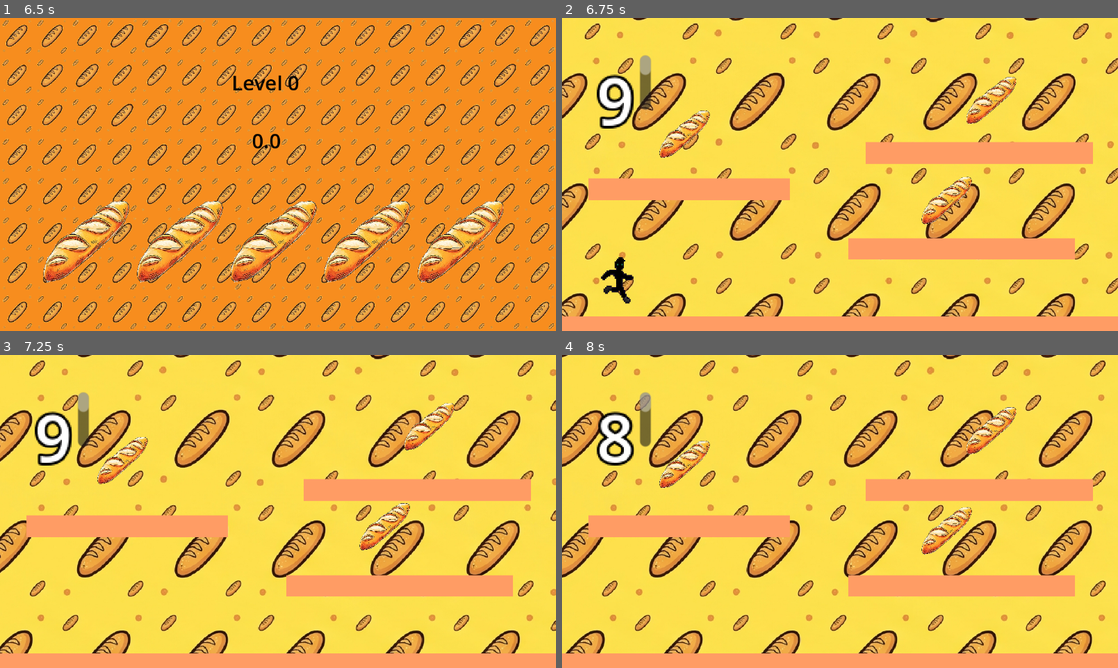
Above: before the commit, frames 1-4 (two rows, left to right).
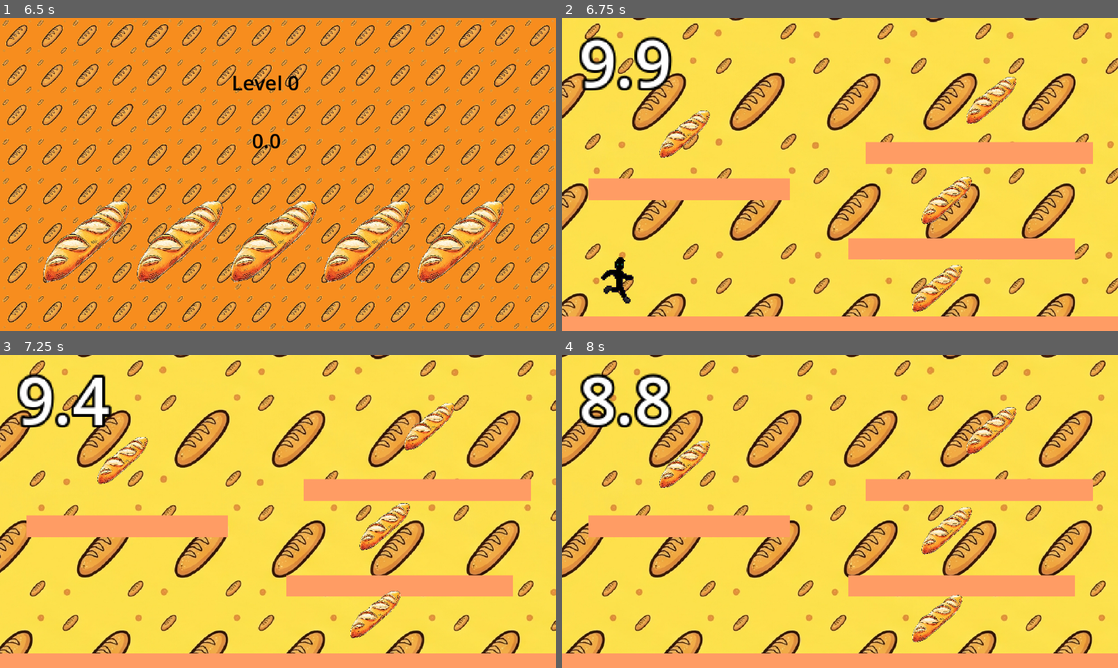
Above: after the commit, the same moments.

Repository: Mk1A-Falcon/Baguette-ware
Game: Godot game, scene res://scenes/main_menu.tscn
Two runs of this game, one before a commit and one after it. Both use one fixed random seed, a clock stepped at 60 frames per second and the inputs below.
Inputs:
- Up to frame 1 (6.5 s): click "START GAME" at 0.5 s; tap Enter (ui_accept) at 1.25, 1.52, 2, 2.27, 3.5, 3.77, 4.52, 5.27, 5.75 s; hold Right (ui_right) 1.28-2.78 s; hold Left (ui_left) 2.78-3.53 s; hold Right (ui_right) 3.53-5.03 s; hold Left (ui_left) 5.03-5.78 s; hold Right (ui_right) from 5.78 s (still down)
- Up to frame 2 (6.75 s): release Right (ui_right) at 6.53 s; hold Left (ui_left) from 6.53 s (still down)
- Up to frame 3 (7.25 s): keep holding Left (ui_left); tap Enter (ui_accept) at 6.77 s
- Up to frame 4 (8 s): keep holding Left (ui_left); tap Enter (ui_accept) at 7.52 s

Frame 1 is identical in both runs. In frame 2, 3.2% of the frame differs, in the area x 3-72%, y 5-94%; in frame 3, 3.1%; in frame 4, 3.3%, in the area x 3-72%, y 5-92%.

Commit message:
Completed minigame_2 and it's scripting, additionally fixed 'scroll' problem in Themed_Timer.tscn

Diff:
--- a/scenes/Themed_Timer.tscn
+++ b/scenes/Themed_Timer.tscn
@@ -11,3 +11,5 @@
 offset_bottom = 40.0
 theme_override_constants/outline_size = 8
 theme_override_font_sizes/normal_font_size = 48
+scroll_active = false
+autowrap_mode = 0
--- a/scenes/minigame_1.tscn
+++ b/scenes/minigame_1.tscn
@@ -47,10 +47,13 @@
 scale = Vector2(3.7199974, 0.39999998)
 
 [node name="tIMER" parent="." unique_id=60012286 instance=ExtResource("7_vc5od")]
-position = Vector2(65, 330)
+position = Vector2(52, 302)
 
 [node name="baguette_pickup2" parent="." unique_id=77932834 instance=ExtResource("6_j1cg4")]
 position = Vector2(112, 371)
 
 [node name="baguette_pickup3" parent="." unique_id=2070213588 instance=ExtResource("6_j1cg4")]
 position = Vector2(306, 420)
+
+[node name="baguette_pickup4" parent="." unique_id=317160804 instance=ExtResource("6_j1cg4")]
+position = Vector2(299, 485)
--- /dev/null
+++ b/scenes/minigame_2.tscn
@@ -0,0 +1,75 @@
+[gd_scene format=3 uid="uid://cgyuui5gv7vww"]
+
+[ext_resource type="Script" uid="uid://d1vpm8c0xo7qy" path="res://scripts/minigame_2.gd" id="1_xdwh2"]
+[ext_resource type="Texture2D" uid="uid://w1g86wlab6pr" path="res://assets/Untitled.png" id="2_ju4f3"]
+[ext_resource type="Texture2D" uid="uid://ded2xccd5pybh" path="res://assets/bread_transparent.png" id="3_uiylj"]
+[ext_resource type="Script" uid="uid://cmhiuo5hc3iy3" path="res://scripts/clicker_button.gd" id="4_dqa6p"]
+[ext_resource type="PackedScene" uid="uid://bbfuaoee7odcl" path="res://scenes/Themed_Timer.tscn" id="4_ksu6r"]
+
+[node name="minigame_2" type="Node2D" unique_id=808003320]
+script = ExtResource("1_xdwh2")
+
+[node name="Parallax2D" type="Parallax2D" parent="." unique_id=1883037625]
+repeat_size = Vector2(1000, 0)
+autoscroll = Vector2(10, 0)
+
+[node name="TextureRect" type="TextureRect" parent="Parallax2D" unique_id=1896308790]
+offset_right = 1152.0
+offset_bottom = 648.0
+texture = ExtResource("2_ju4f3")
+expand_mode = 1
+
+[node name="button" type="TextureButton" parent="." unique_id=1405468961]
+offset_left = 86.0
+offset_top = 181.0
+offset_right = 486.0
+offset_bottom = 501.0
+scale = Vector2(0.5599989, 0.6800002)
+texture_normal = ExtResource("3_uiylj")
+script = ExtResource("4_dqa6p")
+
+[node name="button2" type="TextureButton" parent="." unique_id=1227758572]
+offset_left = 444.0
+offset_top = 59.0
+offset_right = 844.0
+offset_bottom = 379.0
+scale = Vector2(0.5599989, 0.6800002)
+texture_normal = ExtResource("3_uiylj")
+script = ExtResource("4_dqa6p")
+
+[node name="button3" type="TextureButton" parent="." unique_id=604871839]
+offset_left = 666.0
+offset_top = 398.0
+offset_right = 1066.0
+offset_bottom = 718.0
+scale = Vector2(0.5599989, 0.6800002)
+texture_normal = ExtResource("3_uiylj")
+script = ExtResource("4_dqa6p")
+
+[node name="button4" type="TextureButton" parent="." unique_id=84666854]
+offset_left = 202.0
+offset_top = 407.0
+offset_right = 602.0
+offset_bottom = 727.0
+scale = Vector2(0.5599989, 0.6800002)
+texture_normal = ExtResource("3_uiylj")
+script = ExtResource("4_dqa6p")
+
+[node name="button5" type="TextureButton" parent="." unique_id=1294708087]
+offset_left = 836.0
+offset_top = 102.0
+offset_right = 1236.0
+offset_bottom = 422.0
+scale = Vector2(0.5599989, 0.6800002)
+texture_normal = ExtResource("3_uiylj")
+script = ExtResource("4_dqa6p")
+
+[node name="timer" parent="." unique_id=60012286 instance=ExtResource("4_ksu6r")]
+z_index = 2
+position = Vector2(26, 27)
+
+[connection signal="pressed" from="button" to="button" method="_on_pressed"]
+[connection signal="pressed" from="button2" to="button2" method="_on_pressed"]
+[connection signal="pressed" from="button3" to="button3" method="_on_pressed"]
+[connection signal="pressed" from="button4" to="button4" method="_on_pressed"]
+[connection signal="pressed" from="button5" to="button5" method="_on_pressed"]
--- /dev/null
+++ b/scripts/clicker_button.gd
@@ -0,0 +1,7 @@
+extends TextureButton
+@onready var linkssmothing : Node2D = $".." #made it more absolute(non-relative so reusable)
+
+
+func _on_pressed() -> void:
+	hide()
+	linkssmothing.baguettes_pressed += 1
--- a/scripts/level_scene.gd
+++ b/scripts/level_scene.gd
@@ -12,7 +12,7 @@
 func _ready() -> void:
 	await Timer(5.0)
 
-	if GlobalGodough.baguettes_played < 3:
+	if GlobalGodough.baguettes_played < 2:
 		GlobalGodough.baguettes_played = GlobalGodough.baguettes_played + 1
 		get_tree().change_scene_to_file("res://scenes/minigame_" + str(GlobalGodough.baguettes_played) + ".tscn")
 	else:
--- a/scripts/minigame_1.gd
+++ b/scripts/minigame_1.gd
@@ -8,15 +8,15 @@
 	$baguette_pickup.baguettes_connected.connect(baguettes_connected)
 	$baguette_pickup2.baguettes_connected.connect(baguettes_connected)
 	$baguette_pickup3.baguettes_connected.connect(baguettes_connected)
+	$baguette_pickup4.baguettes_connected.connect(baguettes_connected)
 	#had to watch a 10 min tutorial on how singals and stuff work btw
 	#cause the original guide doesnt connect it :(
 	await node_2d.TIMERWORKSBROTRUST(10.0)
 	timer_end = true
 
 func _process(_delta: float) -> void:
-	if baguettes_collected == 3:
-		GlobalGodough.baguettes_played += 1
-		if GlobalGodough.baguettes_played > 3:
+	if baguettes_collected == 4:
+		if GlobalGodough.baguettes_played > 2:
 			get_tree().change_scene_to_file("res://scenes/baguette_win.tscn")
 		else:
 			get_tree().change_scene_to_file("res://scenes/level_scence.tscn")
--- /dev/null
+++ b/scripts/minigame_2.gd
@@ -0,0 +1,20 @@
+extends Node2D
+@onready var node_2d_timer: Node2D = $timer
+#defining variables
+var baguettes_pressed = 0
+var timer_end = false
+
+func _ready() -> void:
+	await node_2d_timer.TIMERWORKSBROTRUST(5.0)
+	timer_end = true
+func _process(delta: float) -> void:
+	if baguettes_pressed == 5:
+		if GlobalGodough.baguettes_played > 2:
+			get_tree().change_scene_to_file("res://scenes/baguette_win.tscn")
+		else:
+			get_tree().change_scene_to_file("res://scenes/level_scence.tscn")
+
+	if timer_end:
+		GlobalGodough.runs_left -= 1
+		GlobalGodough.baguettes_played -=1
+		get_tree().change_scene_to_file("res://scenes/level_scence.tscn")
Binary file added: assets/Untitled.png
Not shown, added: assets/Untitled.png.import
Not shown, added: scripts/clicker_button.gd.uid
Not shown, added: scripts/minigame_2.gd.uid
